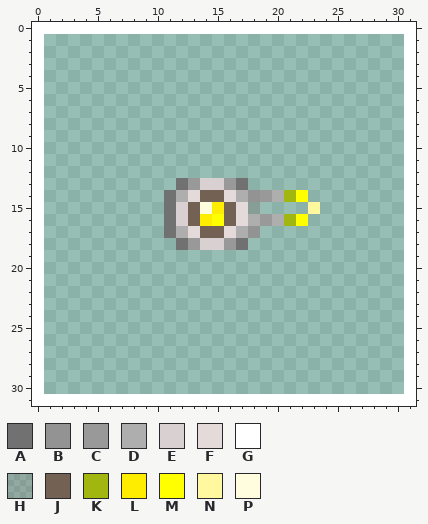
Pixel-art sprite -- project files/survivor/sprites/Missile_Launcher/1ef582ac-2e88-433d-8554-02f7509b7d7f.png. Above: the version before the commit.
The file is 32x32 pixels. Colours within 5 levels of each other are drawn and written as one.
Palette (. is transparent): A #727171  B #949393  C #999999  D #afaeae  E #d9d1d1  F #e4dada  G #ffffff  H #6b00001c  J #736154  K #a1b60e  L #ffed00  M #ffff00  N #fff89e  P #fffddd
Now the later version:
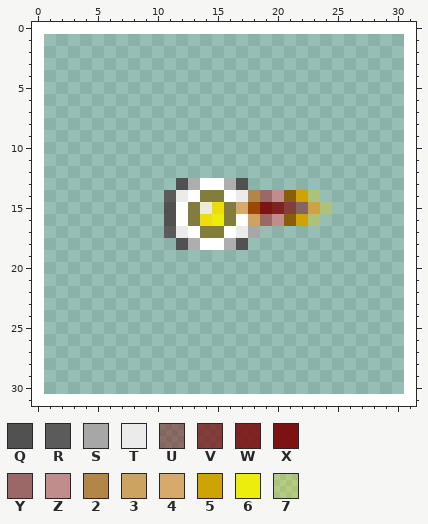
Colours new in this view: Q #515151  R #5b5b5b  S #a7a7a7  T #ebebeb  U #7a00006d  V #7a0000ab  W #7a0000cf  X #7a0000e4  Y #9b6767  Z #c08c8c  2 #b18646  3 #cda362  4 #d6aa6a  5 #cea306  6 #eded0c  7 #ffed0046
Edits made:
@@ palette @@
-H #6b00001c
+H #9e4300f6
-J #736154
+J #827d3d
-K #a1b60e
+K #885e0d
-L #ffed00
+L #eddd0c
-N #fff89e
+N #cea143
-P #fffddd
+P #edecd9
@@ x 9..26 @@
 12 ..................
-13 ...ACEECA.........
-14 ..ADFJJFDBCDKM....
-15 ..AEJPLJFH....N...
-16 ..AEJLMJFDCDKM....
-17 ..ADFJJFDB........
-18 ...ACEECA.........
+13 ...QDGGDQ.........
+14 ..RTGJJGT2YZK57...
+15 ..QGJPLJ4HXWVUN7..
+16 ..QGJL6JG3YZK57...
+17 ..RTGJJGTS........
+18 ...QDGGDQ.........
 19 ..................
Where, in picture pixels (left, top, right, bottom), the same in both pictures:
changed: (164, 178, 332, 250)
